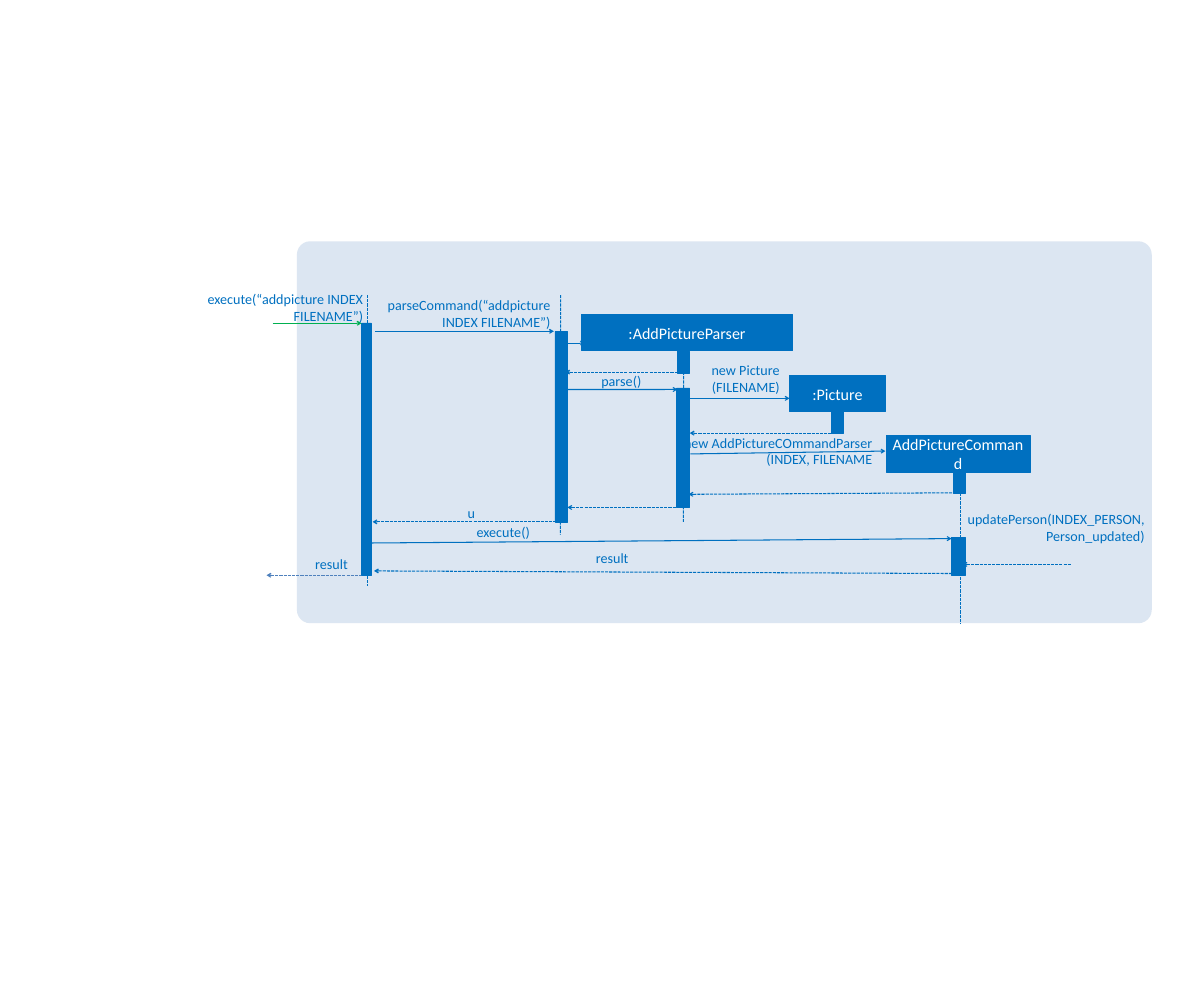
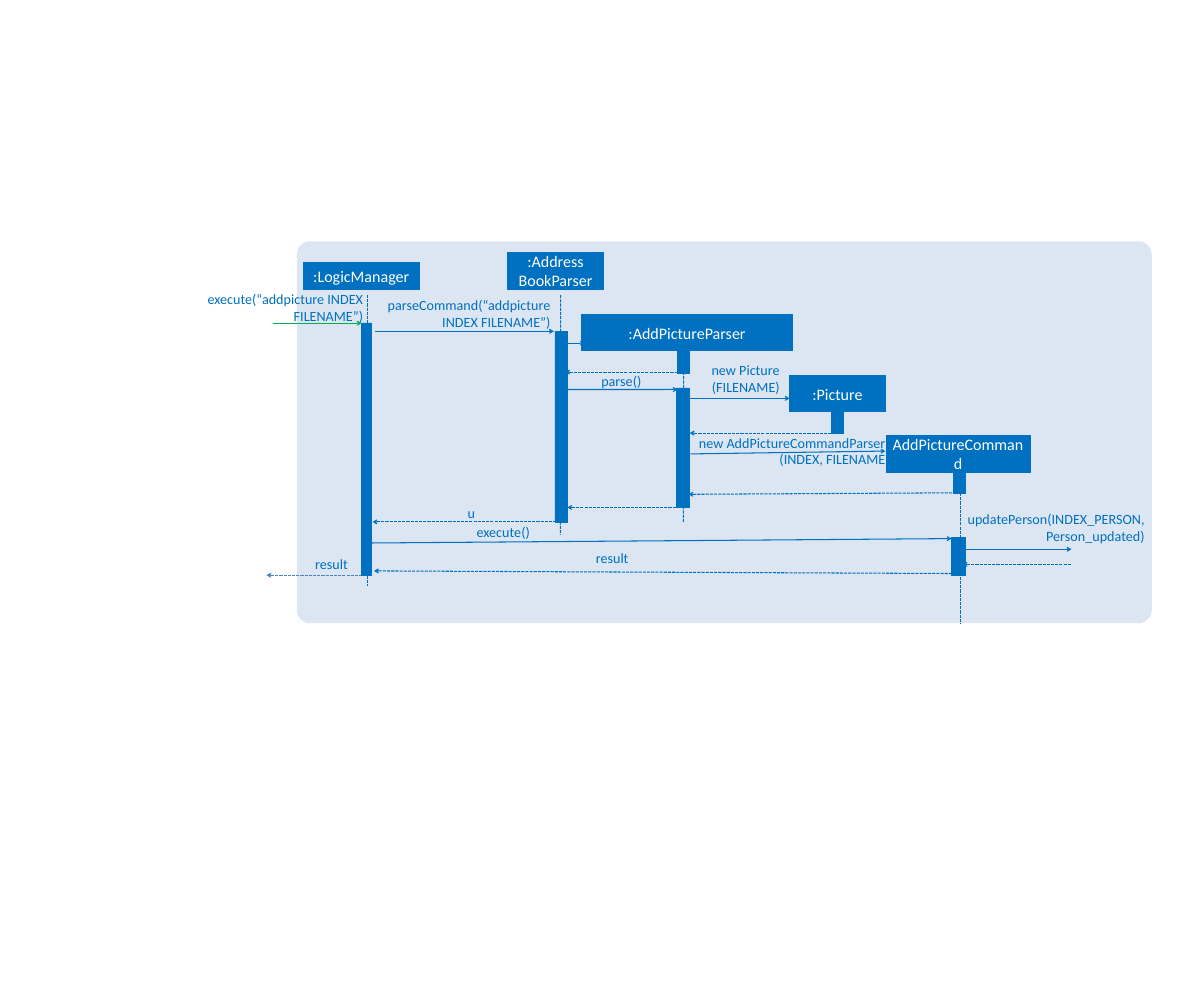
Before and after one commit to x3tsunayh/main, a slide deck: slide 1 of docs/diagrams/AddPictureSequenceDiagram.pptx. Drawn at 1204x990 pixels with LibreOffice and Linux fonts; fonts in the diff are those of the drawing. Boxes give left, top, right and bottom in pixels: in the first picture for what was removed or moved away, otherwise in the second. Text is boxed around its words. In the diff, an @@ line names an element or a change of style, - is before the commit and + after.

```diff
--- a/docs/diagrams/AddPictureSequenceDiagram.pptx
+++ b/docs/diagrams/AddPictureSequenceDiagram.pptx
@@ rectangle added at [304,262,419,290], fill #0070C0, outline #0070C0 1.5 pt, 23.1 pt, text #FFFFFF @@
+:LogicManager
@@ rectangle added at [507,252,604,289], fill #0070C0, outline #0070C0 1.5 pt, 23.1 pt, text #FFFFFF @@
+:Address
+BookParser
@@ text at [699,438,886,452]: text changed @@
-new AddPictureCOmmandParser
+new AddPictureCommandParser
@@ arrow added from (966, 549) to (1071, 549), #0070C0 1.5 pt @@
```
Also in this commit, not shown: 1 other file.
